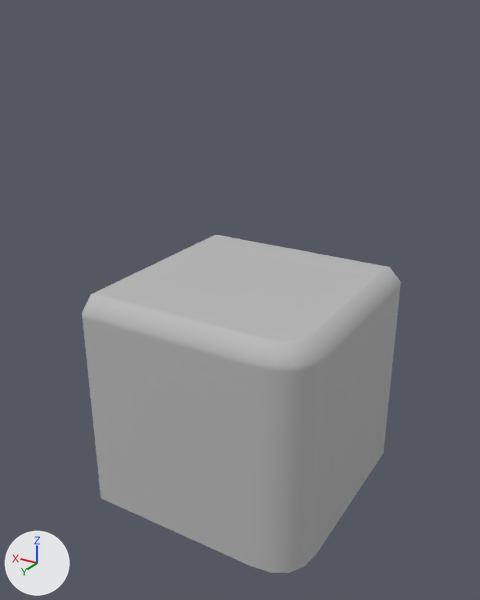
Renders of the FBX model Assets/CrowdMatch/Models/CrateA.fbx from each side of a commit.
The view is the same before and after, from a 50 mm lens placed at (-0.661, 1.144, 0.778), pointed at (0.012, 0.023, 0.218). Lighting does not change. The marker at lower left points along +X, +Y and +Z. The first picture is the older version. Where no turn or scale is listed for an object, it has been applied to the vertices.

Script lines for the objects in view, before the commit:
```python
me_mesh = bpy.data.meshes.new('Mesh')
me_mesh.from_pydata(...)  # 36 vertices, 54 faces; spans x -0.25..0.25, y -0.25..0.25, z -0.25..0.25
me_mesh.materials.append(mat_material__841)  # its picture is missing
ob_cratea = bpy.data.objects.new('CrateA', me_mesh)
ob_cratea.location = (0.0, 0.0, 0.0)
```
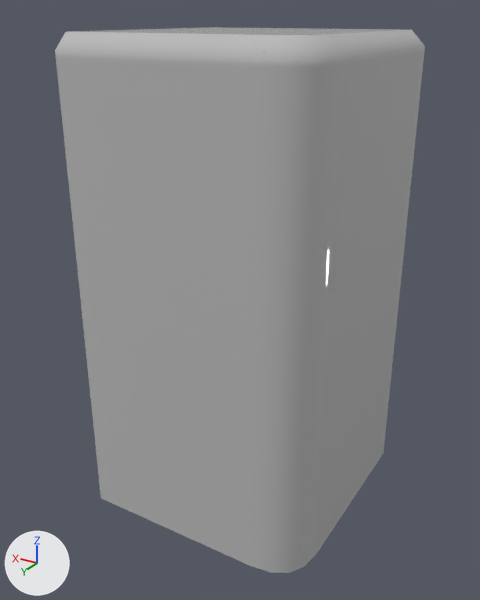
Where the change shows, as pixel boxes (x1, y1, x2, y2) in the pictures (480 x 600 px):
'CrateA', reshaped (16% wider, 61% taller): before (82, 235, 401, 573); after (55, 27, 425, 573)

The change in detail:
me_mesh is used by ob_cratea; location (0.0, 0.0, 0.0).
me_mesh had 36 vertices, 54 faces and spanned x -0.25..0.25, y -0.25..0.25, z -0.25..0.25.
me_mesh now has 36 vertices, 54 faces and spans x -0.25..0.25, y -0.25..0.25, z -0.25..0.75.
me_mesh part 1: all 29 vertices in x -0.25..0.25, y -0.25..0.25, z 0.208..0.25 are moved by (0.0, 0.0, 0.5).
